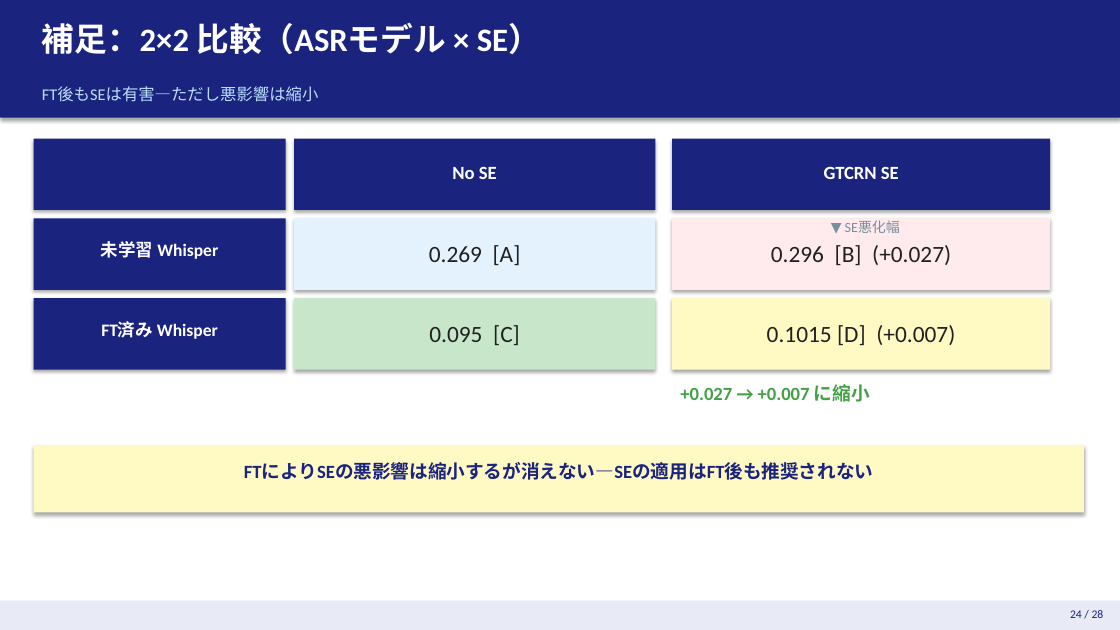
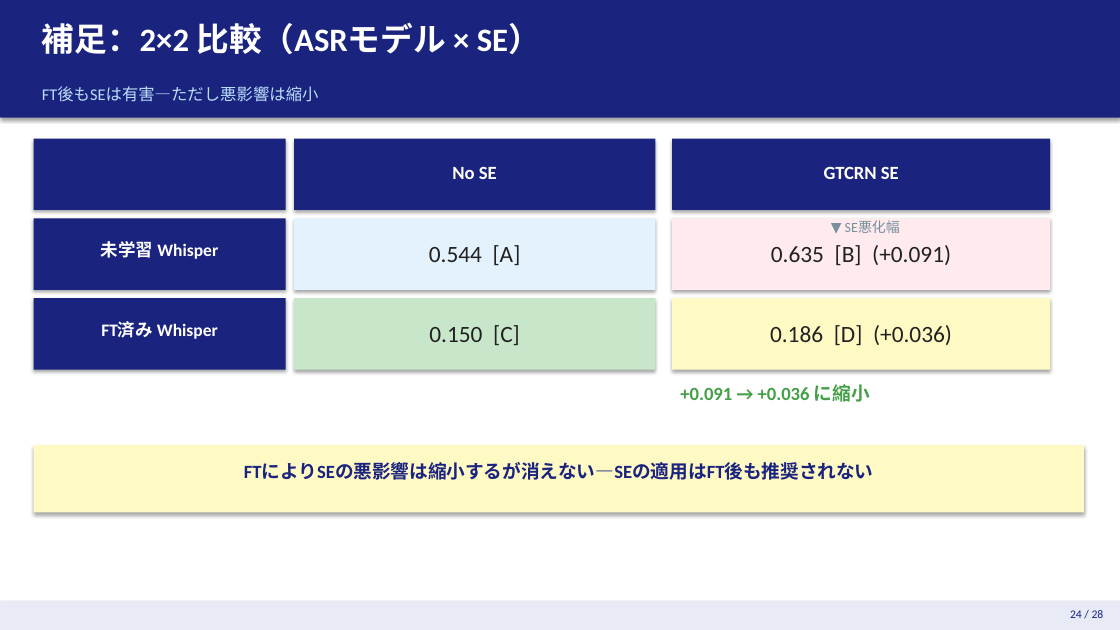
Before and after one commit to kasugayuji0716-art/bone-conduction-research, a slide deck: slide 24 of results/slides.pptx. Drawn at 1120x630 pixels with LibreOffice and Linux fonts; fonts in the diff are those of the drawing. Boxes give left, top, right and bottom in pixels: in the first picture for what was removed or moved away, otherwise in the second. Text is boxed around its words. In the diff, an @@ line names an element or a change of style, - is before the commit and + after.

```diff
--- a/results/slides.pptx
+++ b/results/slides.pptx
@@ text at (429, 245, 521, 266): text changed @@
-0.269 [A]
+0.544 [A]
@@ text at (771, 245, 951, 266): text changed @@
-0.296 [B] (+0.027)
+0.635 [B] (+0.091)
@@ text at (429, 325, 520, 345): text changed @@
-0.095 [C]
+0.150 [C]
@@ text at (770, 325, 952, 346): text changed @@
-0.1015 [D] (+0.007)
+0.186 [D] (+0.036)
@@ text at (680, 384, 870, 402): text changed @@
-+0.027 → +0.007 に縮小
++0.091 → +0.036 に縮小
```
Also in this commit, not shown: 2 other slides changed, 5 other files.
